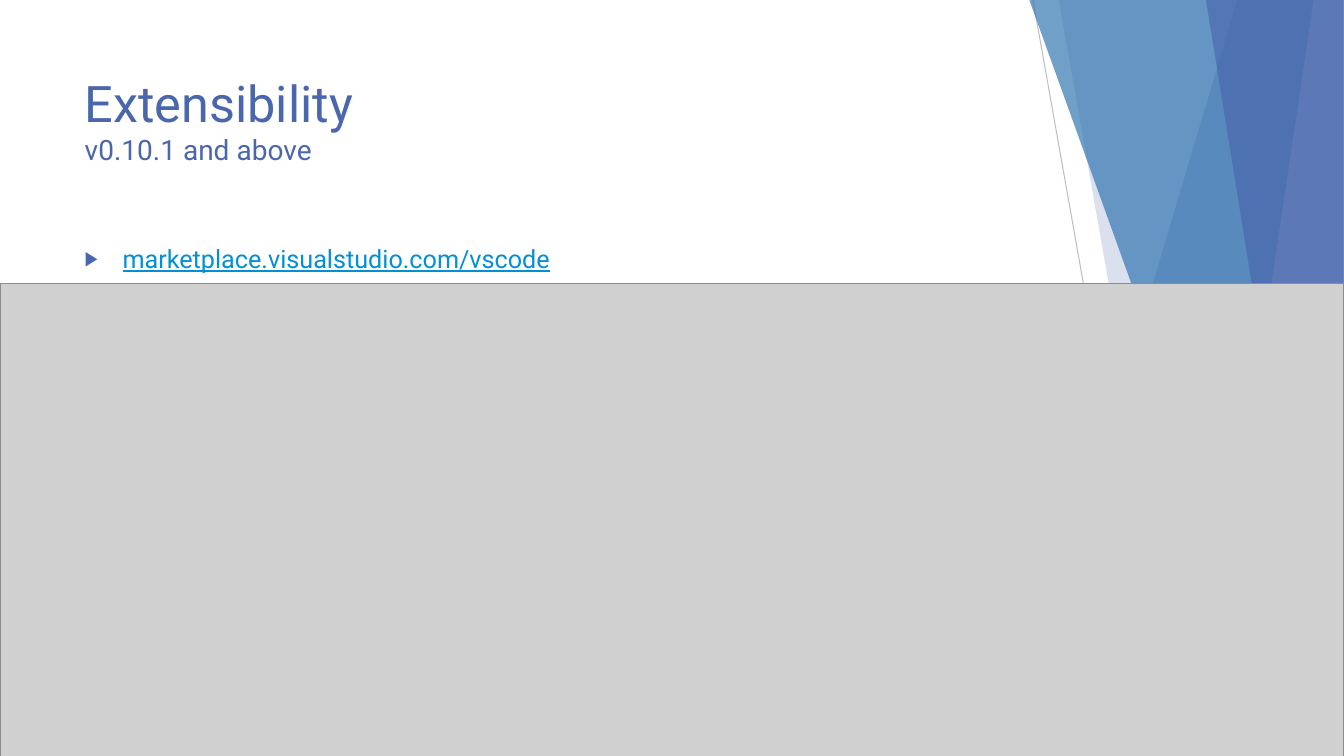
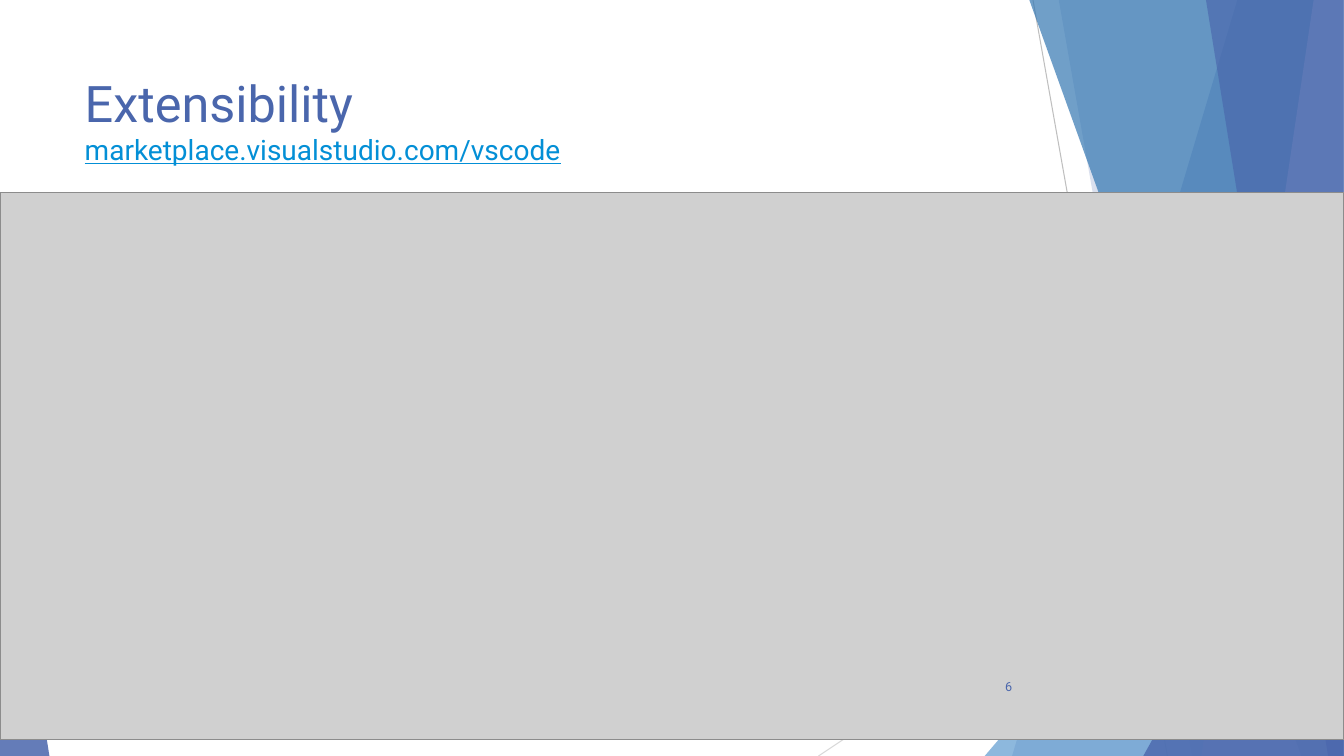
Before and after one commit to scottaddie/slide-decks, a slide deck: slide 6 of Intro to JavaScript Tooling in VS Code - devObjective.pptx. Drawn at 1344x756 pixels with LibreOffice and Linux fonts; fonts in the diff are those of the drawing; grey boxes stand for pictures. Boxes give left, top, right and bottom in pixels: in the first picture for what was removed or moved away, otherwise in the second. Text is boxed around its words. In the diff, an @@ line names an element or a change of style, - is before the commit and + after.

Commit message:
Update screenshots in dev.Objective() deck

```diff
--- a/Intro to JavaScript Tooling in VS Code - devObjective.pptx
+++ b/Intro to JavaScript Tooling in VS Code - devObjective.pptx
@@ title at bbox=[85, 84, 560, 166]: text changed; text colour #4A66AC to #038FD6 @@
-Extensibility
-v0.10.1 and above
+Extensibility
+marketplace.visualstudio.com/vscode
@@ picture: place and size @@
-picture at bbox=[0, 283, 1344, 756]
+picture at bbox=[0, 193, 1344, 740]
@@ text removed at bbox=[123, 249, 550, 273] @@
-▶ marketplace.visualstudio.com/vscode
@@ page number added at bbox=[1005, 682, 1012, 691], 9 pt, text #4A66AC @@
+6
```
